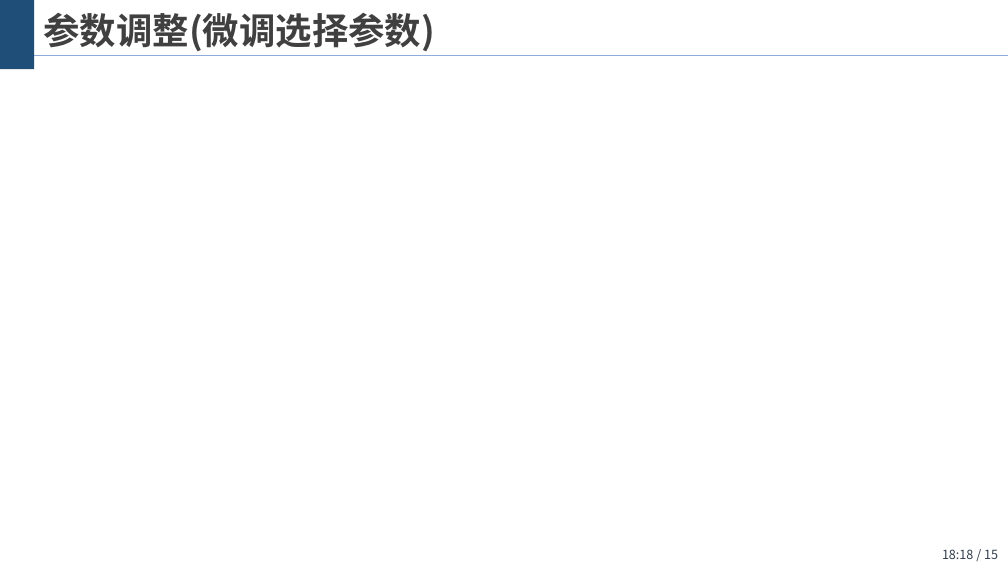
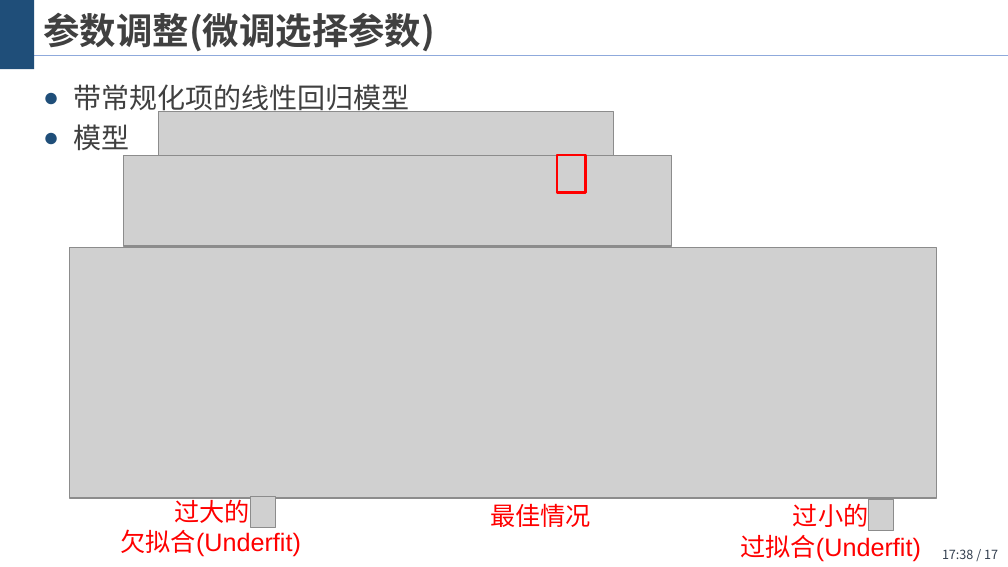
Before and after one commit to wangjin0818/Artificial_Intelligence_2021, a slide deck: slide 17 of chapter 04 - kNN，Naive Bayes，Decision Tree and Random Forest/统计机器学习方法.pptx (slide 15 before the commit). Drawn at 1008x567 pixels with LibreOffice and Linux fonts; fonts in the diff are those of the drawing; grey boxes stand for pictures; background and template pictures are left out. Boxes give left, top, right and bottom in pixels: in the first picture for what was removed or moved away, otherwise in the second. Text is boxed around its words. In the diff, an @@ line names an element or a change of style, - is before the commit and + after.

```diff
--- a/chapter 04 - kNN，Naive Bayes，Decision Tree and Random Forest/统计机器学习方法.pptx
+++ b/chapter 04 - kNN，Naive Bayes，Decision Tree and Random Forest/统计机器学习方法.pptx
@@ text added at bbox=[73, 84, 409, 156], 20 pt, text #404040 @@
+● 带常规化项的线性回归模型
+● 模型
@@ picture added at bbox=[159, 112, 614, 158] @@
@@ picture added at bbox=[123, 155, 671, 246] @@
@@ rectangle added at bbox=[557, 155, 587, 194], outline #FF0000 2 pt @@
@@ picture added at bbox=[70, 248, 936, 498] @@
@@ text added at bbox=[120, 495, 301, 557], 18 pt, text #FF0000 @@
+过大的
+欠拟合(Underfit)
@@ picture added at bbox=[250, 497, 275, 528] @@
@@ text added at bbox=[490, 503, 591, 527], 18 pt, text #FF0000 @@
+最佳情况
@@ text added at bbox=[740, 500, 921, 562], 18 pt, text #FF0000 @@
+过小的
+过拟合(Underfit)
@@ picture added at bbox=[868, 500, 893, 531] @@
@@ page number at bbox=[942, 549, 998, 559]: text changed @@
-18:18 / 15
+17:38 / 17
```
Also in this commit, not shown: 1 other slide changed, 8 slides added, 2 slides removed, 1 other file.
